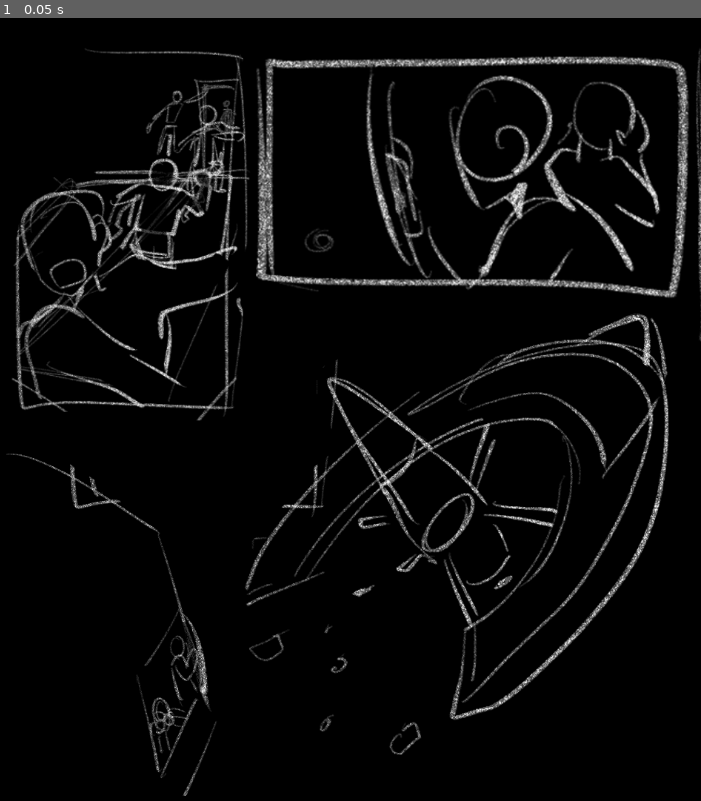
Above: before the commit, frame 1.
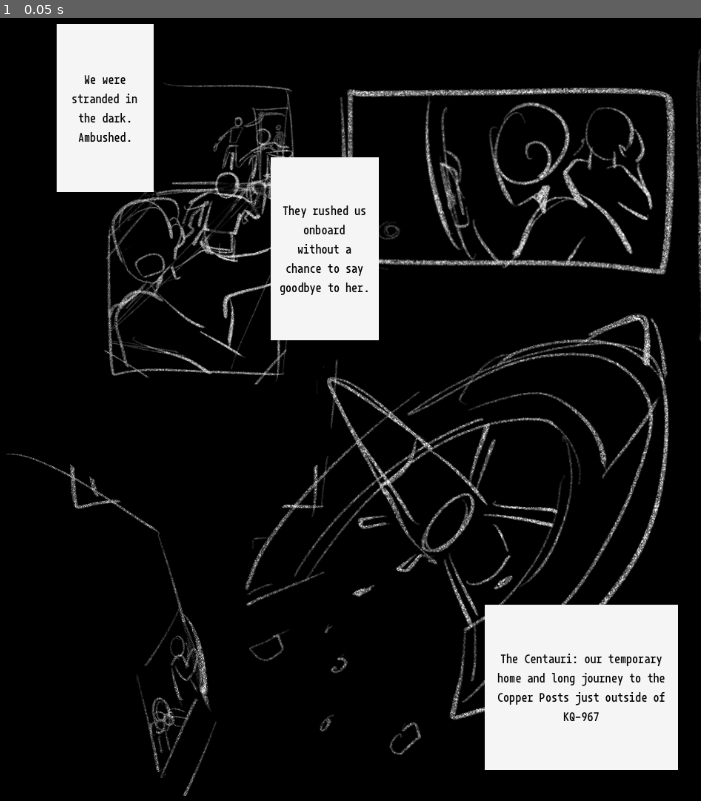
Above: after the commit, the same moment.

Repository: mjcampos/spaceComic
Game: Godot game, scene res://scenes/page_1.tscn
Same seed, same stepped clock (60 frames per second), same inputs: the game is played once before the commit and once after it. The project has no main scene, so this scene is started directly.
Inputs:
- Up to frame 1 (0.05 s): no input

The runs differ from the first frame. In frame 1, 22% of the frame differs, in the area x 1-99%, y 0-97%.

Commit message:
Page 1 setup complete

Diff:
--- a/scenes/page_1.tscn
+++ b/scenes/page_1.tscn
@@ -7,6 +7,34 @@
 [ext_resource type="Texture2D" uid="uid://bnaxr56m0rwl1" path="res://assets/panels/p4.png" id="5_ts5on"]
 [ext_resource type="Texture2D" uid="uid://dqna524hc6h6d" path="res://assets/panels/p5.png" id="6_ktiuk"]
 [ext_resource type="Texture2D" uid="uid://oh8wk3v5wpvm" path="res://assets/panels/p6.png" id="7_6o10h"]
+[ext_resource type="FontFile" uid="uid://rbe0v5gka6x6" path="res://assets/fonts/RX100/Fonts/OTF/RX100-Regular.otf" id="8_6r6gc"]
+[ext_resource type="PackedScene" uid="uid://cdatek6k50o3p" path="res://ui/thought_bubble.tscn" id="8_injsl"]
+
+[sub_resource type="StyleBoxFlat" id="StyleBoxFlat_2kew0"]
+content_margin_left = 10.0
+content_margin_top = 10.0
+content_margin_right = 10.0
+content_margin_bottom = 10.0
+bg_color = Color(0.960784, 0.960784, 0.960784, 1)
+
+[sub_resource type="Theme" id="Theme_kwvno"]
+Label/colors/font_color = Color(0, 0, 0, 1)
+Label/colors/font_outline_color = Color(0, 0, 0, 1)
+Label/colors/font_shadow_color = Color(0, 0, 0, 0)
+Label/constants/line_spacing = 3
+Label/constants/outline_size = 0
+Label/constants/shadow_offset_x = 1
+Label/constants/shadow_offset_y = 1
+Label/constants/shadow_outline_size = 1
+Label/font_sizes/font_size = 18
+Label/fonts/font = ExtResource("8_6r6gc")
+Label/styles/normal = SubResource("StyleBoxFlat_2kew0")
+
+[sub_resource type="StyleBoxFlat" id="StyleBoxFlat_i4g0n"]
+content_margin_left = 90.0
+content_margin_right = 90.0
+bg_color = Color(0.960784, 0.960784, 0.960784, 1)
+border_width_left = 6
 
 [node name="Page1" type="Node2D"]
 
@@ -15,13 +43,13 @@
 texture = ExtResource("1_10kry")
 
 [node name="P1" type="Sprite2D" parent="."]
-position = Vector2(182, 309)
-scale = Vector2(1.05938, 1.05938)
+position = Vector2(278, 309)
+scale = Vector2(0.85938, 0.85938)
 texture = ExtResource("2_uf1t8")
 
 [node name="P2" type="Sprite2D" parent="."]
-position = Vector2(648, 262)
-scale = Vector2(1.24437, 1.24437)
+position = Vector2(696, 262)
+scale = Vector2(0.96437, 0.96437)
 texture = ExtResource("3_px1j4")
 
 [node name="P3" type="Sprite2D" parent="."]
@@ -34,10 +62,68 @@
 
 [node name="P5" type="Sprite2D" parent="."]
 position = Vector2(1646, 298)
-scale = Vector2(1, 1)
 texture = ExtResource("6_ktiuk")
 
 [node name="P6" type="Sprite2D" parent="."]
 position = Vector2(1431, 703)
 scale = Vector2(0.84, 0.84)
 texture = ExtResource("7_6o10h")
+
+[node name="Control" type="Control" parent="."]
+layout_mode = 3
+anchors_preset = 15
+anchor_right = 1.0
+anchor_bottom = 1.0
+grow_horizontal = 2
+grow_vertical = 2
+theme = SubResource("Theme_kwvno")
+
+[node name="ThoughtBubble" parent="Control" instance=ExtResource("8_injsl")]
+layout_mode = 0
+offset_left = 90.0
+offset_top = 31.0
+offset_right = 221.0
+offset_bottom = 258.0
+text = "We were stranded in the dark. Ambushed."
+
+[node name="ThoughtBubble2" parent="Control" instance=ExtResource("8_injsl")]
+layout_mode = 0
+offset_left = 379.0
+offset_top = 211.0
+offset_right = 525.0
+offset_bottom = 458.0
+text = "They rushed us onboard without a chance to say goodbye to her."
+
+[node name="ThoughtBubble3" parent="Control" instance=ExtResource("8_injsl")]
+layout_mode = 0
+offset_left = 668.0
+offset_top = 815.0
+offset_right = 929.0
+offset_bottom = 1038.0
+text = "The Centauri: our temporary home and long journey to the Copper Posts just outside of KQ-967"
+
+[node name="ThoughtBubble4" parent="Control" instance=ExtResource("8_injsl")]
+layout_mode = 0
+offset_left = 988.0
+offset_top = 63.0
+offset_right = 1146.0
+offset_bottom = 225.0
+text = "We are migrants - soldiers, even"
+
+[node name="ThoughtBubble5" parent="Control" instance=ExtResource("8_injsl")]
+layout_mode = 0
+offset_left = 1705.0
+offset_top = 62.0
+offset_right = 1890.0
+offset_bottom = 344.0
+text = "escaping from a world overrun with from the outside. They called themselves the Covenant-"
+
+[node name="ThoughtBubble6" parent="Control" instance=ExtResource("8_injsl")]
+layout_mode = 0
+offset_left = 984.0
+offset_top = 842.0
+offset_right = 1254.0
+offset_bottom = 1030.0
+theme_override_font_sizes/font_size = 26
+theme_override_styles/normal = SubResource("StyleBoxFlat_i4g0n")
+text = "and they found us."
--- /dev/null
+++ b/ui/text_bubble_control_theme.tres
@@ -0,0 +1,23 @@
+[gd_resource type="Theme" load_steps=3 format=3 uid="uid://d14mkf2te7j8u"]
+
+[ext_resource type="FontFile" uid="uid://rbe0v5gka6x6" path="res://assets/fonts/RX100/Fonts/OTF/RX100-Regular.otf" id="1_p08xg"]
+
+[sub_resource type="StyleBoxFlat" id="StyleBoxFlat_2kew0"]
+content_margin_left = 10.0
+content_margin_top = 10.0
+content_margin_right = 10.0
+content_margin_bottom = 10.0
+bg_color = Color(0.960784, 0.960784, 0.960784, 1)
+
+[resource]
+Label/colors/font_color = Color(0, 0, 0, 1)
+Label/colors/font_outline_color = Color(0, 0, 0, 1)
+Label/colors/font_shadow_color = Color(0, 0, 0, 0)
+Label/constants/line_spacing = 3
+Label/constants/outline_size = 0
+Label/constants/shadow_offset_x = 1
+Label/constants/shadow_offset_y = 1
+Label/constants/shadow_outline_size = 1
+Label/font_sizes/font_size = 18
+Label/fonts/font = ExtResource("1_p08xg")
+Label/styles/normal = SubResource("StyleBoxFlat_2kew0")
--- /dev/null
+++ b/ui/thought_bubble.tscn
@@ -0,0 +1,8 @@
+[gd_scene format=3 uid="uid://cdatek6k50o3p"]
+
+[node name="ThoughtBubble" type="Label"]
+offset_right = 40.0
+offset_bottom = 23.0
+horizontal_alignment = 1
+vertical_alignment = 1
+autowrap_mode = 2
Binary file added: assets/fonts/Comico/Fonts/OTF/Comico-Regular.otf
Not shown, added: assets/fonts/Comico/Fonts/OTF/Comico-Regular.otf.import
Binary file added: assets/fonts/Comico/Fonts/WEB/fonts/Comico-Regular.ttf
Not shown, added: assets/fonts/Comico/Fonts/WEB/fonts/Comico-Regular.ttf.import
Binary file added: assets/fonts/Comico/Fonts/WEB/fonts/Comico-Regular.woff
Not shown, added: assets/fonts/Comico/Fonts/WEB/fonts/Comico-Regular.woff.import
Binary file added: assets/fonts/Comico/Fonts/WEB/fonts/Comico-Regular.woff2
Not shown, added: assets/fonts/Comico/Fonts/WEB/fonts/Comico-Regular.woff2.import
Not shown, added: assets/fonts/Comico/License/FFL.txt
Binary file added: assets/fonts/RX100/Fonts/OTF/RX100-Regular.otf
Not shown, added: assets/fonts/RX100/Fonts/OTF/RX100-Regular.otf.import
Binary file added: assets/fonts/RX100/Fonts/WEB/fonts/RX100-Regular.ttf
(and 72 more such lines)
